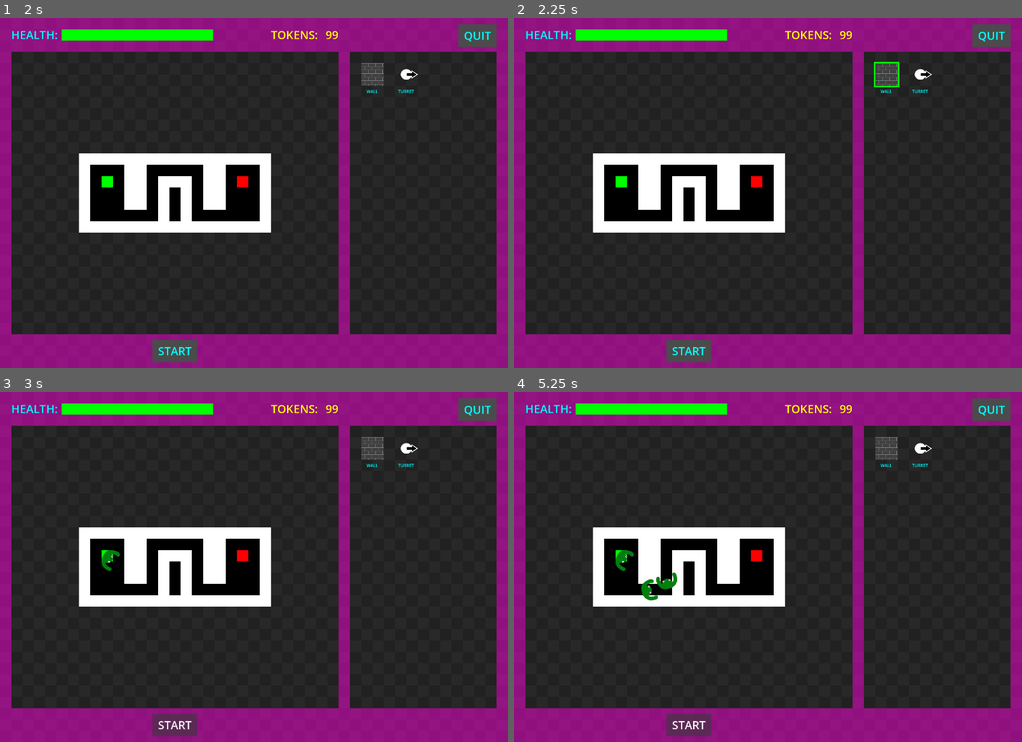
Above: before the commit, frames 1-4 (two rows, left to right).
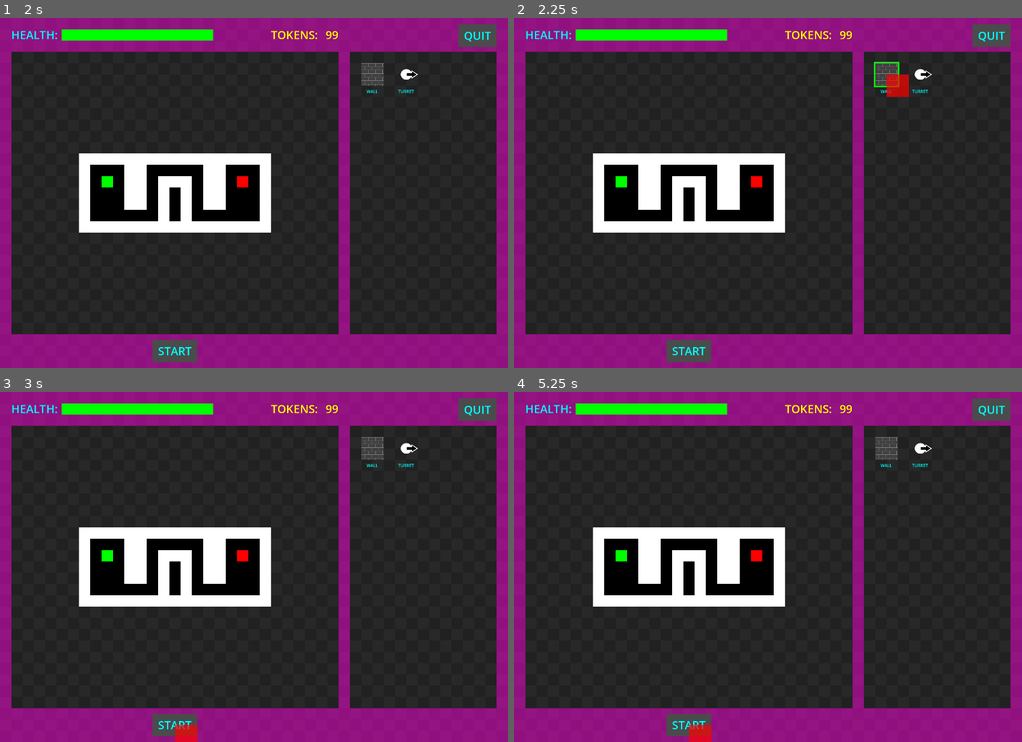
Above: after the commit, the same moments.

Repository: dgf1979/little-creeps
Game: Godot game, scene res://screens/start/start.tscn
Same seed, same stepped clock (60 frames per second), same inputs: the game is played once before the commit and once after it.
Inputs (mouse positions are in pixels of both pictures, inside the frame that each line leads up to):
- Up to frame 1 (2 s): click "START" at 0.5 s; click (254, 77) at 1.25 s
- Up to frame 2 (2.25 s): click (884, 74) at 2.02 s
- Up to frame 3 (3 s): click "START" at 2.75 s
- Up to frame 4 (5.25 s): click "START" at 3.5 s; click (884, 448) at 4.27 s; click "START" at 5 s

Frame 1 is identical in both runs. In frame 2, 0.3% of the frame differs, in the area x 73-78%, y 16-23%; in frame 3, 0.7%; in frame 4, 1.0%, in the area x 20-39%, y 45-100%.

Commit message:
add sprite cursor
-add tower select cursor
-add grid snap in play field

Diff:
--- /dev/null
+++ b/autoloads/event_bus.gd
@@ -0,0 +1,10 @@
+extends Node
+# signals are used elsewhere, not in the bus itself
+# warnings cannot be excluded per-file, so must annotate each new signal
+# (warning-ignore-all is proposed but not implemented as of Godot 4.6)
+@warning_ignore("unused_signal")
+signal tower_selected(tower_data: TowerData)
+@warning_ignore("unused_signal")
+signal tower_placed(tower_data: TowerData)
+@warning_ignore("unused_signal")
+signal tower_select_cancelled()
--- a/project.godot
+++ b/project.godot
@@ -26,6 +26,7 @@
 ImageUtil="*uid://cb57o47k7ur1b"
 ConfigUtil="*uid://bc4ndhimtdwhl"
 FSUtil="*uid://8pf6sjiw45gd"
+Event="*uid://dqw4a3m74eog6"
 
 [display]
 
--- a/screens/game/active_map.gd
+++ b/screens/game/active_map.gd
@@ -18,3 +18,25 @@
 	for v2i in path:
 		converted.append(tilemap_to_global(v2i))
 	return converted
+
+# return the integer id of a tile, or -1 if the cursor is not currently over a tile
+func _hovered_tile_id() -> int:
+	return get_cell_source_id(local_to_map(get_local_mouse_position()))
+
+# by default tilemap position is the center of the tile, but in this case we want the upper-left position,
+# and therefor need to subtract half the tile width & height from each position
+const offset = Vector2(Constants.MAP_TILE_SIZE_PX * 0.5, Constants.MAP_TILE_SIZE_PX * 0.5)
+const NO_TILE = -1 #disambiguate the magic number for no tile
+func cursor_snap_to_map(cursor: TowerPacementCursor) -> void:
+	if _hovered_tile_id() == NO_TILE:
+		cursor.position = get_global_mouse_position()
+		return
+
+	# since the cursor sprite is 2x larger than a cell in both directions, snap it to the prior row/column of the grid
+	var tile_map_pos = tilemap_from_global(get_global_mouse_position())
+	if tile_map_pos.x == Constants.MAP_TILE_WIDTH - 1 or tile_map_pos.y == Constants.MAP_TILE_HEIGHT - 1:
+		tile_map_pos -= Vector2i(1, 1)
+
+	#snap the cursor to the grid
+	var snapped_position = tilemap_to_global(tile_map_pos) - offset
+	cursor.position = snapped_position
--- a/screens/game/game.tscn
+++ b/screens/game/game.tscn
@@ -1,6 +1,7 @@
 [gd_scene format=4 uid="uid://l0v652x4yo8m"]
 
 [ext_resource type="Texture2D" uid="uid://cxwprsv2q8dx7" path="res://screens/game/maps/placeholder_background.png" id="1_yflor"]
+[ext_resource type="Script" uid="uid://b4jnhhflsrf7y" path="res://screens/game/tower_placement_cursor.gd" id="2_1ad28"]
 [ext_resource type="Script" uid="uid://b5r566wyhpn03" path="res://screens/game/ui/ui.gd" id="2_cpxdg"]
 [ext_resource type="Texture2D" uid="uid://cpyolfjqp7foh" path="res://screens/game/maps/placeholder_overlay.png" id="2_npd5f"]
 [ext_resource type="Script" uid="uid://dk6387oxkadpv" path="res://screens/game/creep_factory.gd" id="3_by56y"]
@@ -8,7 +9,7 @@
 [ext_resource type="Script" uid="uid://ctc1rxaw2lj3f" path="res://screens/game/tower_factory.gd" id="7_1jmhe"]
 [ext_resource type="Script" uid="uid://d0s2fmaay1l4v" path="res://screens/game/ui/debug/debug_panel.gd" id="7_cpxdg"]
 [ext_resource type="Script" uid="uid://bqu10w5b7uegr" path="res://screens/game/ui/tower_grid.gd" id="7_hehpx"]
-[ext_resource type="PackedScene" uid="uid://blakldrbf1qyr" path="res://screens/game/ui/TowerSelect.tscn" id="8_1jmhe"]
+[ext_resource type="PackedScene" uid="uid://blakldrbf1qyr" path="res://screens/game/ui/towerselect/tower_select.tscn" id="8_1jmhe"]
 [ext_resource type="Script" uid="uid://dxe73rl6y6vg6" path="res://screens/game/ui/debug/tabs/config_data/generate_sample_config_btn.gd" id="8_cpxdg"]
 [ext_resource type="Script" uid="uid://bc036isouqj1f" path="res://screens/game/ui/play_area.gd" id="8_lvnyp"]
 [ext_resource type="Texture2D" uid="uid://b18nr18y6vkpb" path="res://screens/game/maps/debug_tile.png" id="9_ou2j6"]
@@ -316,6 +317,13 @@
 cancel_button_text = "No"
 script = ExtResource("10_kc255")
 
+[node name="TowerPlacementCursor" type="ColorRect" parent="UI" unique_id=1353382805]
+visible = false
+layout_mode = 0
+offset_right = 64.0
+offset_bottom = 64.0
+script = ExtResource("2_1ad28")
+
 [connection signal="pressed" from="UI/TopRight/QuitBtn" to="UI/TopRight/QuitBtn" method="_on_pressed"]
 [connection signal="pressed" from="UI/BottomLeft/StartBtn" to="UI/PlayArea/CreepFactory" method="_on_start_btn_pressed"]
 [connection signal="visibility_changed" from="UI/PlayArea/DebugMap" to="UI/PlayArea/DebugMap" method="_on_visibility_changed"]
--- /dev/null
+++ b/screens/game/tower_placement_cursor.gd
@@ -0,0 +1,35 @@
+extends ColorRect
+class_name TowerPacementCursor
+
+const _blocked = Color.RED
+const _valid = Color.GREEN
+const _alpha = 0.7
+
+func _ready() -> void:
+	Event.tower_selected.connect(_on_tower_selected)
+	Event.tower_placed.connect(_on_tower_placed)
+	Event.tower_select_cancelled.connect(_on_tower_select_cancelled)
+	hide()
+
+func _on_tower_selected(_tower_data) -> void:
+	Input.mouse_mode = Input.MOUSE_MODE_HIDDEN
+	color = _blocked
+	color.a = _alpha
+	show()
+
+func _on_tower_select_cancelled() -> void:
+	hide()
+	Input.mouse_mode = Input.MOUSE_MODE_VISIBLE
+
+func _on_tower_placed(_tower_data) -> void:
+	_on_tower_select_cancelled()
+
+func _process(_delta: float) -> void:
+	if visible:
+		%ActiveMap.cursor_snap_to_map(self)
+
+func _input(event: InputEvent) -> void:
+	if  (event is InputEventMouseButton
+	and (event as InputEventMouseButton).button_index == MOUSE_BUTTON_RIGHT
+	and (event as InputEventMouseButton).pressed):
+		Event.tower_select_cancelled.emit()
--- a/screens/game/ui/tower_grid.gd
+++ b/screens/game/ui/tower_grid.gd
@@ -1,6 +1,6 @@
 extends GridContainer
 
-const TOWER_SELECT_SCN = preload("res://screens/game/ui/TowerSelect.tscn")
+const TOWER_SELECT_SCN = preload("res://screens/game/ui/towerselect/tower_select.tscn")
 
 func _ready() -> void:
 	for example in get_children(): example.queue_free()
--- /dev/null
+++ b/screens/game/ui/towerselect/icon_button.gd
@@ -0,0 +1,10 @@
+extends Button
+
+var _tower_data: TowerData
+
+func setup(tower_data: TowerData) -> void:
+	_tower_data = tower_data
+	icon = tower_data.load_thumbnail_texture()
+
+func _on_pressed() -> void:
+	Event.tower_selected.emit(_tower_data)
--- a/screens/game/ui/tower_select.gd
+++ b/screens/game/ui/towerselect/tower_select.gd
@@ -2,5 +2,5 @@
 class_name TowerSelect
 
 func setup(tower_data: TowerData) -> void:
-	%IconButton.icon = tower_data.load_thumbnail_texture()
+	%IconButton.setup(tower_data)
 	%Label.text = tower_data.display_name
--- a/screens/game/ui/TowerSelect.tscn
+++ b/screens/game/ui/towerselect/tower_select.tscn
@@ -1,7 +1,8 @@
 [gd_scene format=3 uid="uid://blakldrbf1qyr"]
 
 [ext_resource type="Texture2D" uid="uid://c4jorkvdcahdt" path="res://screens/game/maps/placeholder_tower.png" id="1_bpmnv"]
-[ext_resource type="Script" uid="uid://hmvvu378yjv7" path="res://screens/game/ui/tower_select.gd" id="1_llege"]
+[ext_resource type="Script" uid="uid://hmvvu378yjv7" path="res://screens/game/ui/towerselect/tower_select.gd" id="1_llege"]
+[ext_resource type="Script" uid="uid://qliy4fh0ptys" path="res://screens/game/ui/towerselect/icon_button.gd" id="3_rvee6"]
 
 [sub_resource type="StyleBoxEmpty" id="StyleBoxEmpty_llege"]
 
@@ -47,6 +48,7 @@
 theme_override_styles/disabled = SubResource("StyleBoxEmpty_veib8")
 theme_override_styles/focus = SubResource("StyleBoxEmpty_y1ohl")
 icon = ExtResource("1_bpmnv")
+script = ExtResource("3_rvee6")
 
 [node name="MarginContainer2" type="MarginContainer" parent="." unique_id=1403639067]
 layout_mode = 2
@@ -63,3 +65,5 @@
 horizontal_alignment = 1
 autowrap_mode = 2
 uppercase = true
+
+[connection signal="pressed" from="MarginContainer/IconButton" to="MarginContainer/IconButton" method="_on_pressed"]
Not shown, added: autoloads/event_bus.gd.uid
Not shown, added: screens/game/tower_placement_cursor.gd.uid
Not shown, added: screens/game/ui/towerselect/icon_button.gd.uid
Renamed: screens/game/ui/tower_select.gd.uid -> screens/game/ui/towerselect/tower_select.gd.uid
Not shown, added: screens/game/ui/towerselect/tower_select.tscn1195811211.tmp
